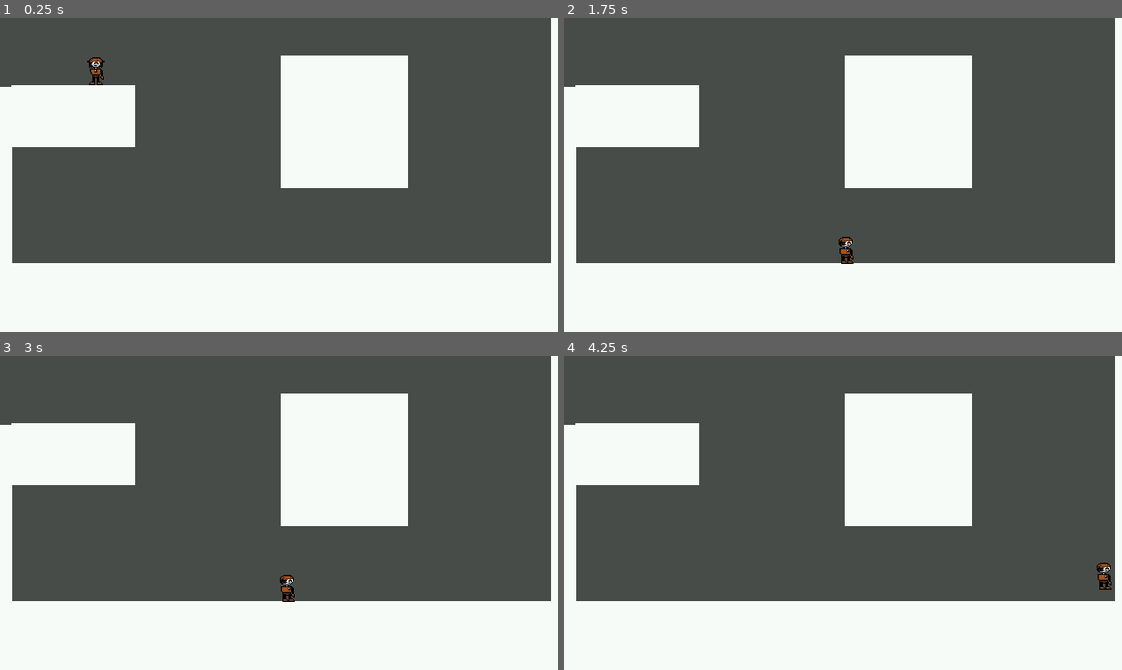
Above: before the commit, frames 1-4 (two rows, left to right).
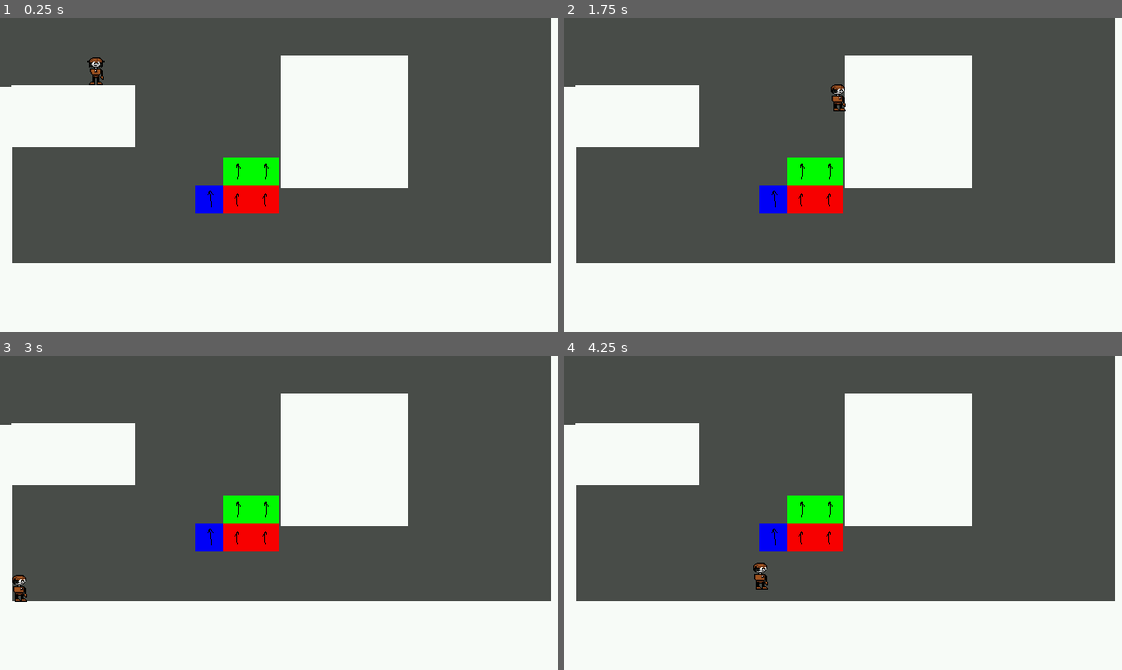
Above: after the commit, the same moments.

Repository: chars-at-last/Platforming-Game
Game: Godot game, scene res://nodes/scenes/game_manager.tscn
Two runs of this game, one before a commit and one after it. Both use one fixed random seed, a clock stepped at 60 frames per second and the inputs below. The engine's default icon, where the game draws it, is replaced by a stand-in: a white triangle on a blue panel in a dark square.
Inputs:
- Up to frame 1 (0.25 s): no input
- Up to frame 2 (1.75 s): tap Enter at 0.5 s; hold D (move_right) from 0.53 s (still down); tap Space (jump) at 0.77, 1.52 s
- Up to frame 3 (3 s): release D (move_right) at 2.03 s; hold A (move_left) 2.03-2.78 s; hold D (move_right) from 2.78 s (still down)
- Up to frame 4 (4.25 s): keep holding D (move_right); tap Space (jump) at 3.02, 3.77 s

The runs differ from the first frame. In frame 1, 2.2% of the frame differs, in the area x 35-50%, y 44-63%; in frame 2, 2.6%, in the area x 35-52%, y 21-79%; in frame 3, 2.6%; in frame 4, 2.6%.

Commit message:
Added tile map layers and collision

Diff:
--- a/nodes/scenes/game_manager.tscn
+++ b/nodes/scenes/game_manager.tscn
@@ -1,8 +1,9 @@
-[gd_scene load_steps=9 format=3 uid="uid://bqfiu2iio1r5q"]
+[gd_scene load_steps=12 format=3 uid="uid://bqfiu2iio1r5q"]
 
 [ext_resource type="PackedScene" uid="uid://crtbnkmpoyka2" path="res://nodes/scenes/player/player.tscn" id="1_1ulvm"]
 [ext_resource type="Script" path="res://nodes/scripts/game_manager.gd" id="1_p8b7o"]
 [ext_resource type="Shader" path="res://nodes/scripts/shaders/16bit_color_converter.gdshader" id="1_sv5m8"]
+[ext_resource type="Texture2D" uid="uid://xgsjr2kjuw0g" path="res://assets/art/tilemap_placeholder.png" id="4_eshow"]
 
 [sub_resource type="RectangleShape2D" id="RectangleShape2D_oxpyf"]
 size = Vector2(1048, 114)
@@ -18,6 +19,60 @@
 
 [sub_resource type="ShaderMaterial" id="ShaderMaterial_lmv1b"]
 shader = ExtResource("1_sv5m8")
+
+[sub_resource type="TileSetAtlasSource" id="TileSetAtlasSource_vmk5p"]
+texture = ExtResource("4_eshow")
+0:0/size_in_atlas = Vector2i(2, 2)
+0:0/0 = 0
+0:0/0/terrain_set = 0
+0:0/0/terrain = 0
+0:0/0/physics_layer_0/polygon_0/points = PackedVector2Array(-16, -16, 16, -16, 16, 16, -16, 16)
+0:0/0/terrains_peering_bit/right_side = 0
+0:0/0/terrains_peering_bit/bottom_right_corner = 0
+0:0/0/terrains_peering_bit/bottom_side = 0
+0:0/0/terrains_peering_bit/bottom_left_corner = 0
+0:0/0/terrains_peering_bit/left_side = 0
+0:0/0/terrains_peering_bit/top_left_corner = 0
+0:0/0/terrains_peering_bit/top_side = 0
+0:0/0/terrains_peering_bit/top_right_corner = 0
+2:0/size_in_atlas = Vector2i(2, 2)
+2:0/0 = 0
+2:0/0/terrain_set = 0
+2:0/0/terrain = 1
+2:0/0/physics_layer_0/polygon_0/points = PackedVector2Array(-16, -16, 16, -16, 16, 16, -16, 16)
+2:0/0/terrains_peering_bit/right_side = 1
+2:0/0/terrains_peering_bit/bottom_right_corner = 1
+2:0/0/terrains_peering_bit/bottom_side = 1
+2:0/0/terrains_peering_bit/bottom_left_corner = 1
+2:0/0/terrains_peering_bit/left_side = 1
+2:0/0/terrains_peering_bit/top_left_corner = 1
+2:0/0/terrains_peering_bit/top_side = 1
+2:0/0/terrains_peering_bit/top_right_corner = 1
+4:0/size_in_atlas = Vector2i(2, 2)
+4:0/0 = 0
+4:0/0/terrain_set = 0
+4:0/0/terrain = 2
+4:0/0/physics_layer_0/polygon_0/points = PackedVector2Array(-16, -16, 16, -16, 16, 16, -16, 16)
+4:0/0/terrains_peering_bit/right_side = 2
+4:0/0/terrains_peering_bit/bottom_right_corner = 2
+4:0/0/terrains_peering_bit/bottom_side = 2
+4:0/0/terrains_peering_bit/bottom_left_corner = 2
+4:0/0/terrains_peering_bit/left_side = 2
+4:0/0/terrains_peering_bit/top_left_corner = 2
+4:0/0/terrains_peering_bit/top_side = 2
+4:0/0/terrains_peering_bit/top_right_corner = 2
+
+[sub_resource type="TileSet" id="TileSet_fkudh"]
+tile_size = Vector2i(32, 32)
+physics_layer_0/collision_layer = 2
+terrain_set_0/mode = 0
+terrain_set_0/terrain_0/name = "Terrain1 0"
+terrain_set_0/terrain_0/color = Color(0.5, 0.34375, 0.25, 1)
+terrain_set_0/terrain_1/name = "Terrain 1"
+terrain_set_0/terrain_1/color = Color(0.5, 0.4375, 0.25, 1)
+terrain_set_0/terrain_2/name = "Terrain 2"
+terrain_set_0/terrain_2/color = Color(0.46875, 0.5, 0.25, 1)
+sources/0 = SubResource("TileSetAtlasSource_vmk5p")
 
 [node name="GameManager" type="Node"]
 editor_description = "Main node of the game."
@@ -94,3 +149,7 @@
 material = SubResource("ShaderMaterial_lmv1b")
 offset_right = 640.0
 offset_bottom = 360.0
+
+[node name="TileMapLayer" type="TileMapLayer" parent="."]
+tile_map_data = PackedByteArray(0, 0, 8, 0, 5, 0, 0, 0, 2, 0, 0, 0, 0, 0, 9, 0, 5, 0, 0, 0, 2, 0, 0, 0, 0, 0, 8, 0, 6, 0, 0, 0, 0, 0, 0, 0, 0, 0, 9, 0, 6, 0, 0, 0, 0, 0, 0, 0, 0, 0, 7, 0, 6, 0, 0, 0, 4, 0, 0, 0, 0, 0)
+tile_set = SubResource("TileSet_fkudh")
Not shown, added: .DS_Store
